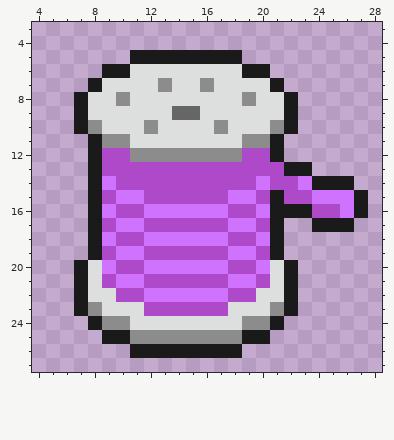
Edited in one commit: pixel-art sprite (icons/tool-wire.png). The picture above was drawn from the file before the commit.
The file is 32x32 pixels. Shown: x 4..28, y 3..27.
And afterwards:
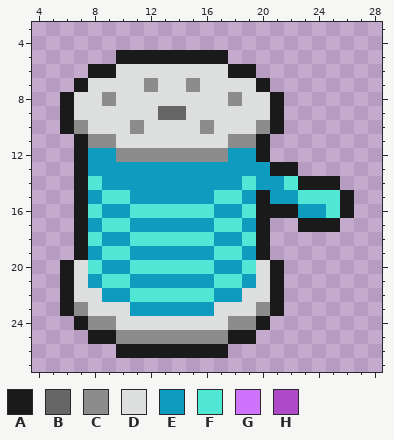
Palette (. is transparent): A #1a1a1a  B #666666  C #8c8c8c  D #dddfdf  E #0d9bbf  F #50e7d5  G #cf72fe  H #ae49ca
Commit: Stub out a selection tool for the editor
Edits made:
@@ x 4..28 @@
  4 .........................
- 5 .......AAAAAAAA..........
- 6 .....AADDDDDDDDAA........
- 7 ....ADDDDCDDCDDDDA.......
- 8 ...ADDCDDDDDDDDCDDA......
- 9 ...ADDDDDDBBDDDDDDA......
-10 ...ACDDDCDDDDCDDDCA......
-11 ....ACCDDDDDDDDCCA.......
-12 ....AHHCCCCCCCCHHA.......
-13 ....AHHHHHHHHHHHHHAA.....
-14 ....AGHHHHHHHHHHGHHGAAA..
-15 ....AHGGHHHHHHGGHAHHGGGA.
-16 ....AGHHGGGGGGHHGAAAHHGA.
-17 ....AHGGHHHHHHGGHA..AAA..
-18 ....AGHHGGGGGGHHGA.......
-19 ....AHGGHHHHHHGGHA.......
-20 ...ADGHHGGGGGGHHGDA......
-21 ...ADHGGHHHHHHGGHDA......
-22 ...ADDHHGGGGGGHHDDA......
-23 ...ACDDDHHHHHHDDDCA......
-24 ....ACCDDDDDDDDCCA.......
-25 .....AACCCCCCCCAA........
-26 .......AAAAAAAA..........
+ 5 ......AAAAAAAA...........
+ 6 ....AADDDDDDDDAA.........
+ 7 ...ADDDDCDDCDDDDA........
+ 8 ..ADDCDDDDDDDDCDDA.......
+ 9 ..ADDDDDDBBDDDDDDA.......
+10 ..ACDDDCDDDDCDDDCA.......
+11 ...ACCDDDDDDDDCCA........
+12 ...AEECCCCCCCCEEA........
+13 ...AEEEEEEEEEEEEEAA......
+14 ...AFEEEEEEEEEEFEEFAAA...
+15 ...AEFFEEEEEEFFEAEEFFFA..
+16 ...AFEEFFFFFFEEFAAAEEFA..
+17 ...AEFFEEEEEEFFEA..AAA...
+18 ...AFEEFFFFFFEEFA........
+19 ...AEFFEEEEEEFFEA........
+20 ..ADFEEFFFFFFEEFDA.......
+21 ..ADEFFEEEEEEFFEDA.......
+22 ..ADDEEFFFFFFEEDDA.......
+23 ..ACDDDEEEEEEDDDCA.......
+24 ...ACCDDDDDDDDCCA........
+25 ....AACCCCCCCCAA.........
+26 ......AAAAAAAA...........
 27 .........................
Boxes around the changes in both pictures, in picture pixels (x1, y1, x2, y2):
changed: (60, 50, 368, 358)
